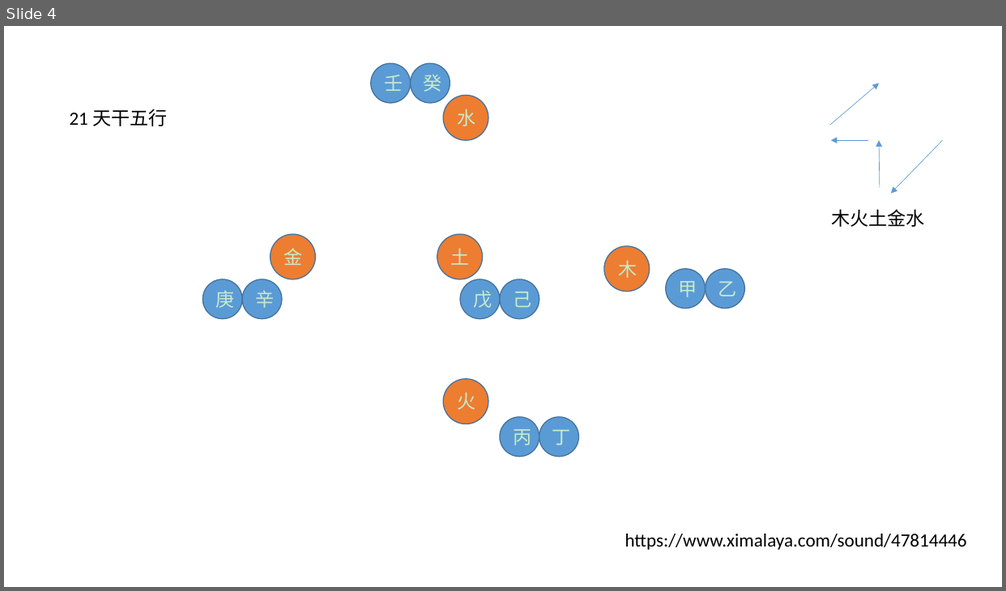
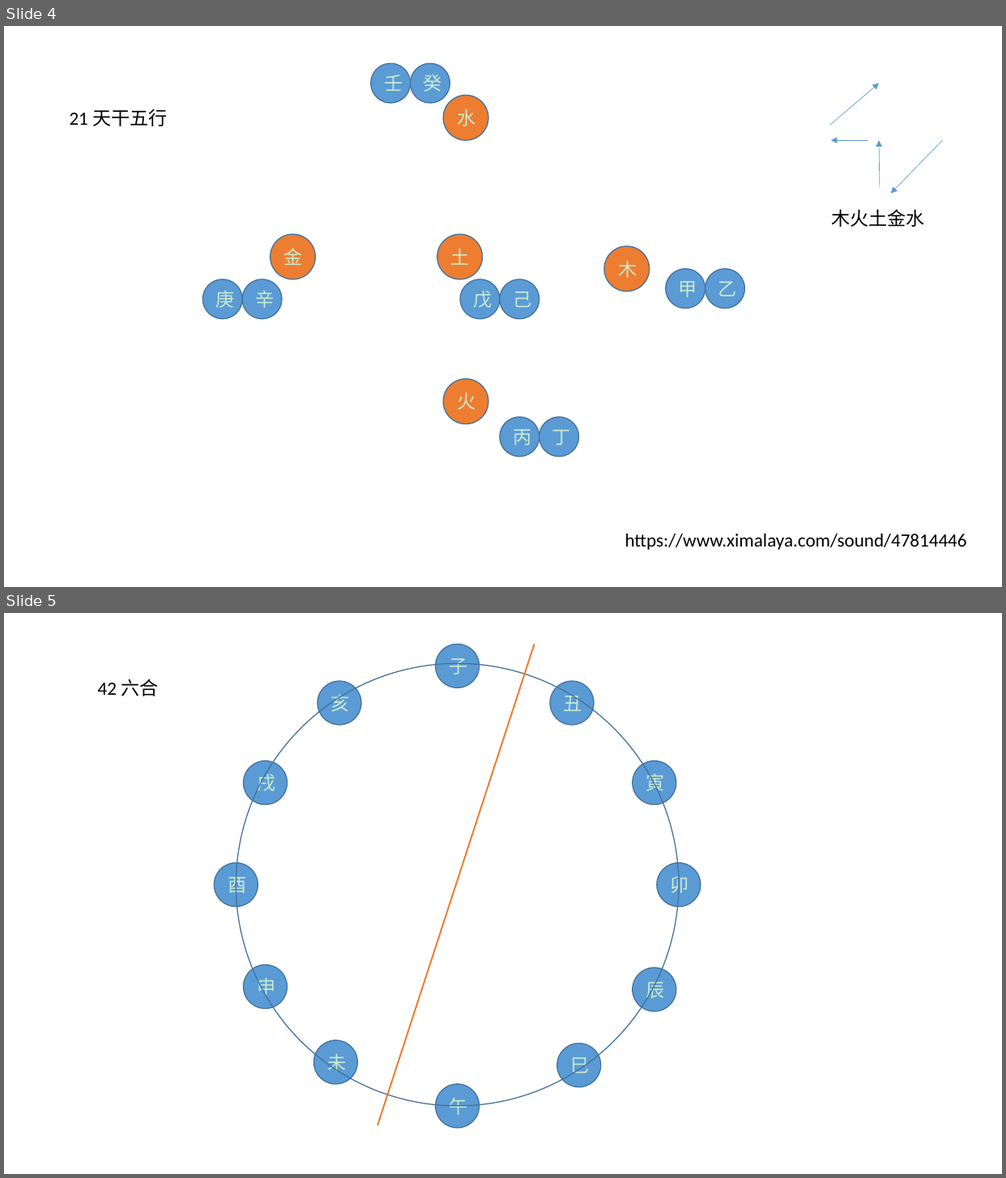
Before and after one commit to JasonBourne33/cNote, a slide deck: prophecy/学魔法.pptx. Shown one above the other, each under a label of ours: slide 4 before the commit, slides 4 and 5 after it. The pictures are 1006x591 and 1006x1178 pixels, drawn with LibreOffice and Linux fonts; fonts in the diff are those of the drawing. Boxes give left, top, right and bottom in pixels: in the first picture for what was removed or moved away, otherwise in the second. Text is boxed around its words. In the diff, an @@ line names an element or a change of style, - is before the commit and + after.

```diff
--- a/prophecy/学魔法.pptx
+++ b/prophecy/学魔法.pptx
@@ slide 5 added at [4,613,1002,1174], background #C8EBCD @@
@@ line added from (377, 1126) to (534, 645), #ED7D31 1.5 pt @@
@@ ellipse added at [435,645,479,688], fill #5B9BD5, outline #43739E 1 pt, 18 pt, text #C8EBCD @@
+子
@@ text added at [98,679,158,696], 18 pt, text #000000 @@
+42 六合
@@ ellipse added at [236,663,680,1106], outline #43739E 1 pt @@
@@ ellipse added at [317,681,361,725], fill #5B9BD5, outline #43739E 1 pt, 18 pt, text #C8EBCD @@
+亥
@@ ellipse added at [550,681,593,725], fill #5B9BD5, outline #43739E 1 pt, 18 pt, text #C8EBCD @@
+丑
@@ ellipse added at [244,761,287,805], fill #5B9BD5, outline #43739E 1 pt, 18 pt, text #C8EBCD @@
+戌
@@ ellipse added at [633,761,676,805], fill #5B9BD5, outline #43739E 1 pt, 18 pt, text #C8EBCD @@
+寅
@@ ellipse added at [215,863,258,906], fill #5B9BD5, outline #43739E 1 pt, 18 pt, text #C8EBCD @@
+酉
@@ ellipse added at [657,863,701,906], fill #5B9BD5, outline #43739E 1 pt, 18 pt, text #C8EBCD @@
+卯
@@ ellipse added at [244,965,287,1008], fill #5B9BD5, outline #43739E 1 pt, 18 pt, text #C8EBCD @@
+申
@@ ellipse added at [633,968,676,1012], fill #5B9BD5, outline #43739E 1 pt, 18 pt, text #C8EBCD @@
+辰
@@ ellipse added at [314,1041,357,1084], fill #5B9BD5, outline #43739E 1 pt, 18 pt, text #C8EBCD @@
+未
@@ ellipse added at [557,1043,601,1087], fill #5B9BD5, outline #43739E 1 pt, 18 pt, text #C8EBCD @@
+巳
@@ ellipse added at [435,1084,479,1128], fill #5B9BD5, outline #43739E 1 pt, 18 pt, text #C8EBCD @@
+午
```
Also in this commit, not shown: 1 slide removed, 2 other files.
